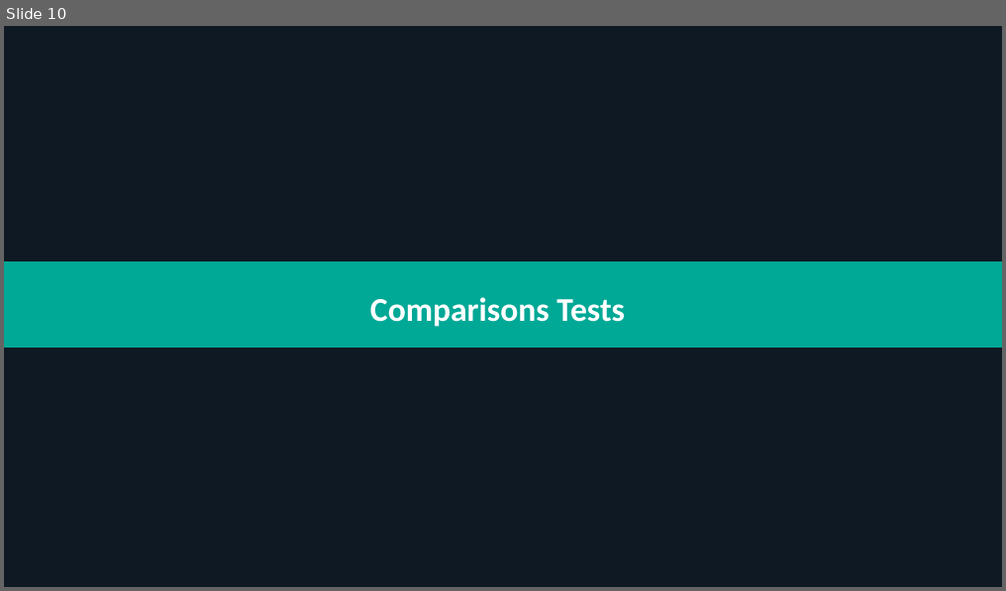
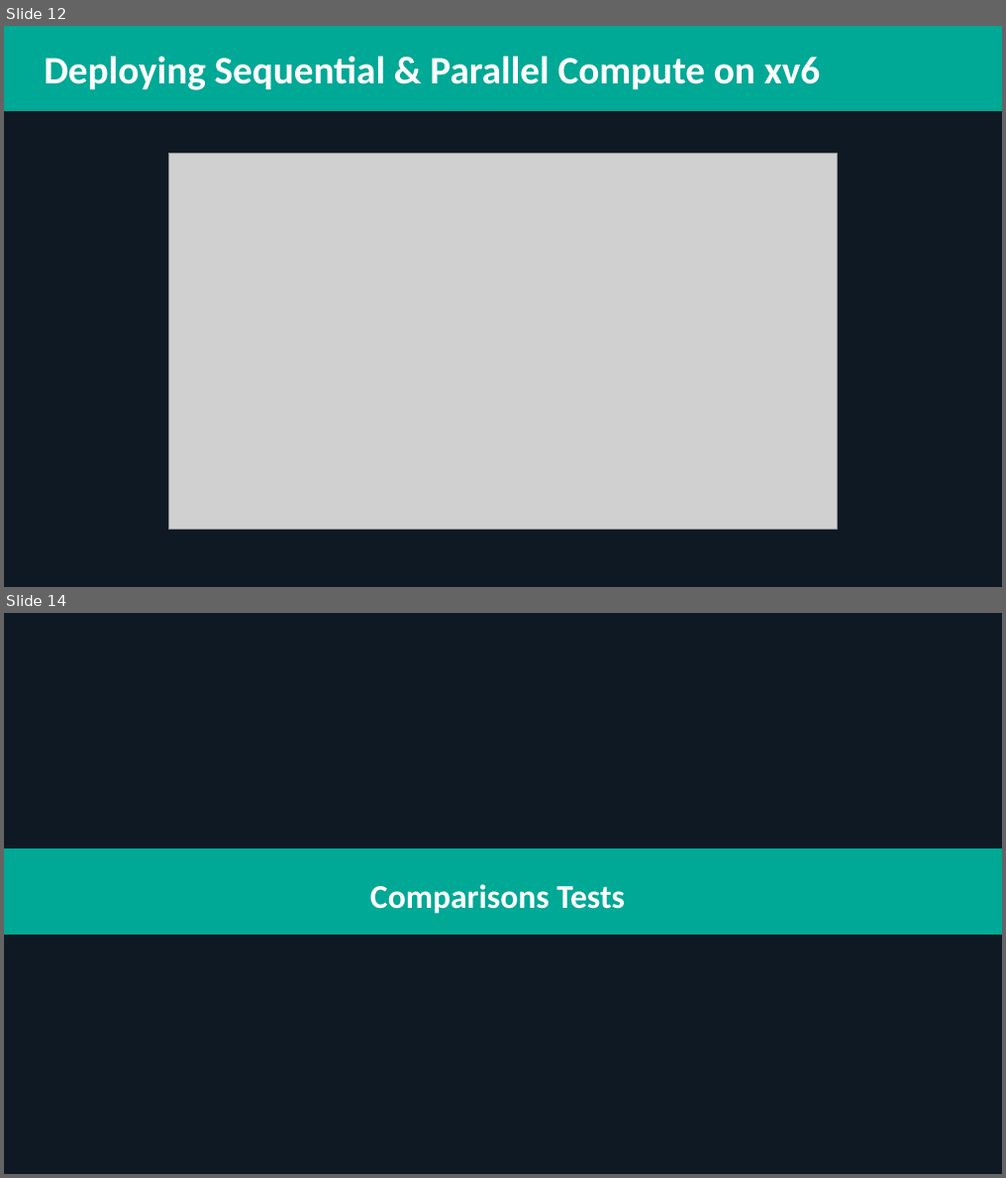
Before and after one commit to Sama3mad/OS-Lab-Project-4---The-fork-and-pipe-System-Calls, a slide deck: OS_Lab_Project_Slides.pptx. Shown one above the other, each under a label of ours: slide 10 before the commit, slides 12 and 14 after it; the slides between them are not shown. The pictures are 1006x591 and 1006x1178 pixels, drawn with LibreOffice and Linux fonts; fonts in the diff are those of the drawing; grey boxes stand for pictures. Boxes give left, top, right and bottom in pixels: in the first picture for what was removed or moved away, otherwise in the second. Text is boxed around its words. In the diff, an @@ line names an element or a change of style, - is before the commit and + after.

```diff
--- a/OS_Lab_Project_Slides.pptx
+++ b/OS_Lab_Project_Slides.pptx
@@ slide 12 added at (x1=4, y1=26, x2=1002, y2=587), background #0F1923 @@
@@ rectangle added at (x1=4, y1=26, x2=1002, y2=111), fill #00A896, outline #00A896 1 pt @@
@@ text added at (x1=44, y1=56, x2=820, y2=90), 28 pt, text #FFFFFF, bold @@
+Deploying Sequential & Parallel Compute on xv6
@@ picture added at (x1=168, y1=154, x2=838, y2=530) @@
@@ what was slide 10 is now slide 14 @@
```
Also in this commit, not shown: 2 slides changed, 3 other slides added, 1 other file.
